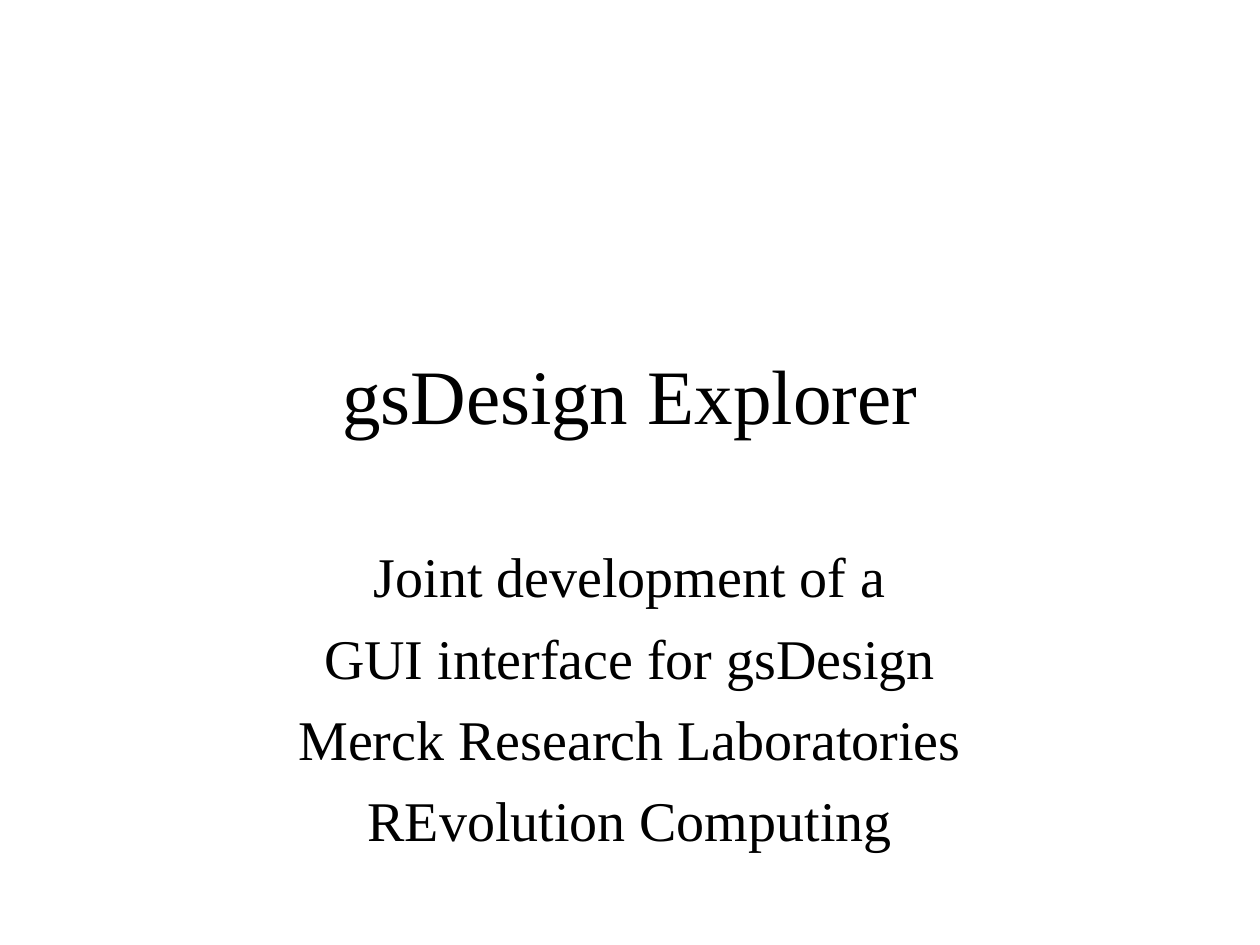
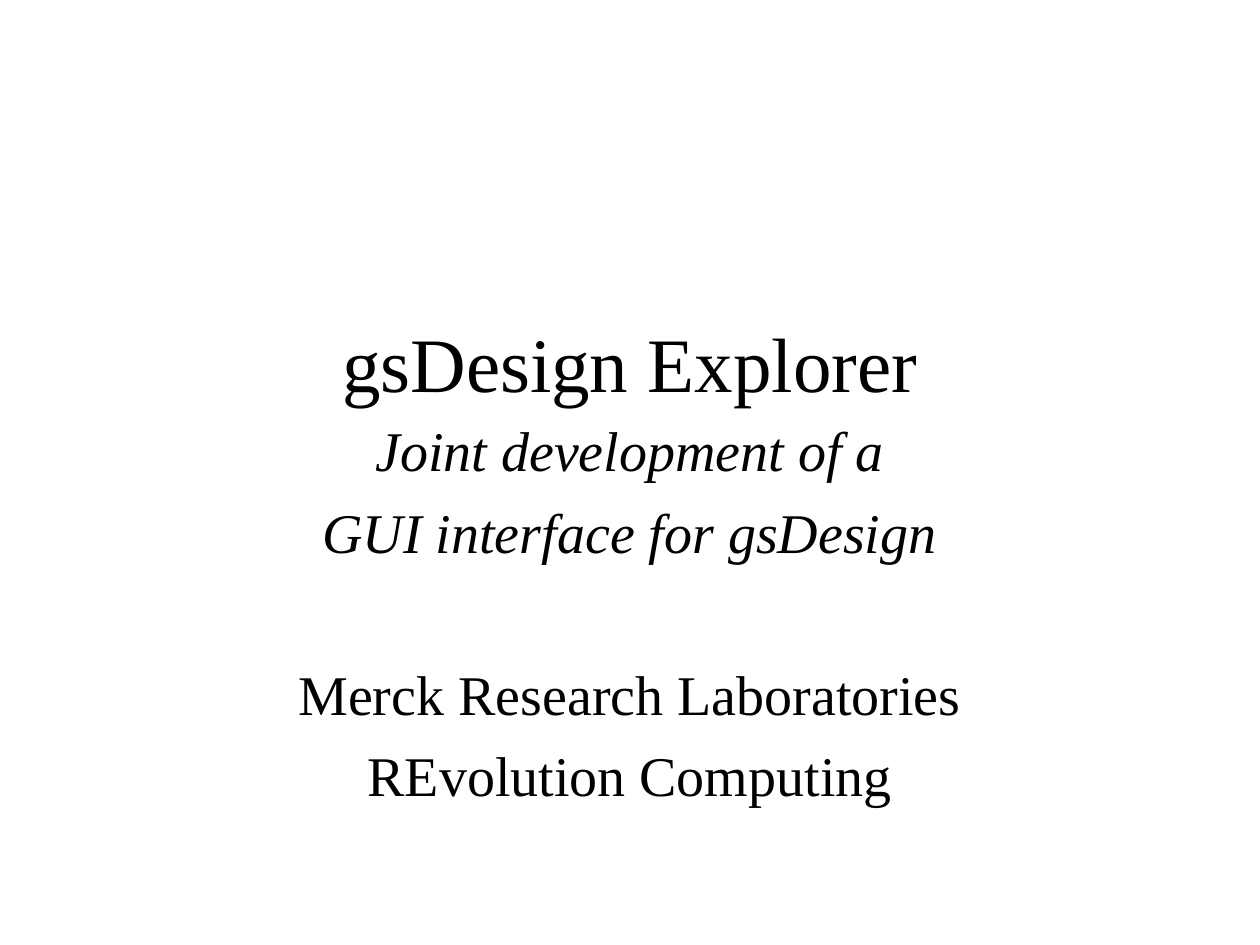
Before and after one commit to r-forge/gsdesign, a slide deck: slide 1 of pkg/gsDesignGUIReview/osx/gsDx.ppt. Drawn at 1260x945 pixels with LibreOffice and Linux fonts; fonts in the diff are those of the drawing; background and template pictures are left out. Boxes give left, top, right and bottom in pixels: in the first picture for what was removed or moved away, otherwise in the second. Text is boxed around its words. In the diff, an @@ line names an element or a change of style, - is before the commit and + after.

```diff
--- a/pkg/gsDesignGUIReview/osx/gsDx.ppt
+++ b/pkg/gsDesignGUIReview/osx/gsDx.ppt
@@ title "gsDesign Explorer": place and size @@
-title "gsDesign Explorer" at [342, 370, 917, 439]
+title "gsDesign Explorer" at [342, 338, 917, 407]
@@ subtitle "Joint development of a": place and size @@
-subtitle "Joint development of a" at [298, 557, 961, 852]
+subtitle "Joint development of a" at [298, 432, 961, 807]
@@ subtitle at [322, 432, 936, 563]: italic on in "Joint development of a", "GUI interface for gsDesign" @@
```
Also in this commit, not shown: 7 other slides changed, 1 slide added, 1 slide removed.
